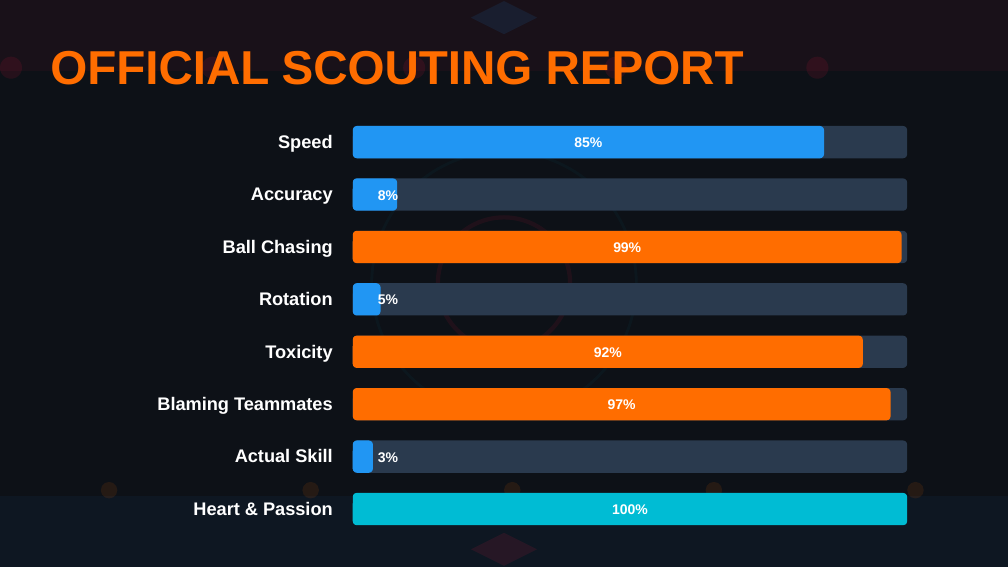
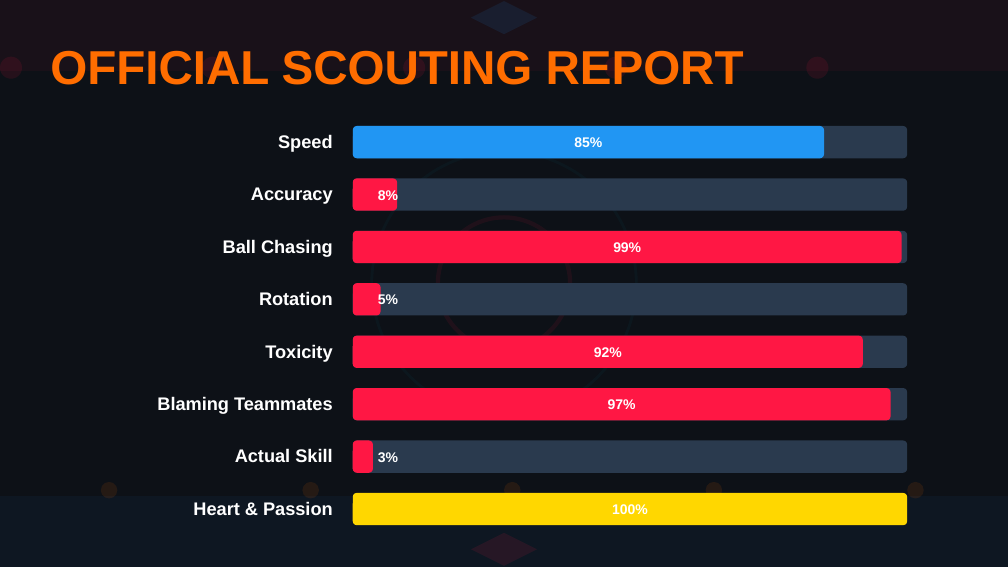
Before and after one commit to coenheinrich-beep/landscape-site-1, a slide deck: slide 8 of rl_bachelor_extra.pptx. Drawn at 1008x567 pixels with LibreOffice and Linux fonts; fonts in the diff are those of the drawing. Boxes give left, top, right and bottom in pixels: in the first picture for what was removed or moved away, otherwise in the second. Text is boxed around its words. In the diff, an @@ line names an element or a change of style, - is before the commit and + after.

```diff
--- a/rl_bachelor_extra.pptx
+++ b/rl_bachelor_extra.pptx
@@ fill #FF6D00 to #FF1744 in 3 elements at box(353, 231, 902, 263), box(353, 336, 863, 368), box(353, 388, 890, 420) @@
@@ fill #2196F3 to #FF1744 in 3 elements at box(353, 178, 397, 211), box(353, 283, 381, 316), box(353, 440, 373, 473) @@
@@ rounded rectangle at box(353, 493, 907, 525): fill #00BCD4 to #FFD700 @@
```
Also in this commit, not shown: 2 other slides changed, 1 other file.
